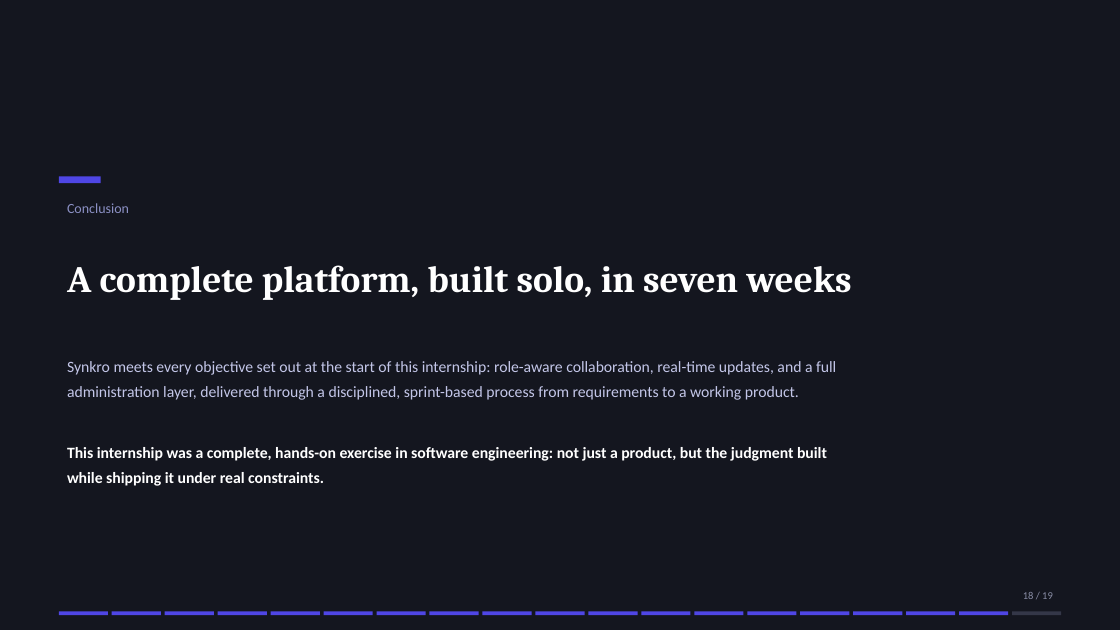
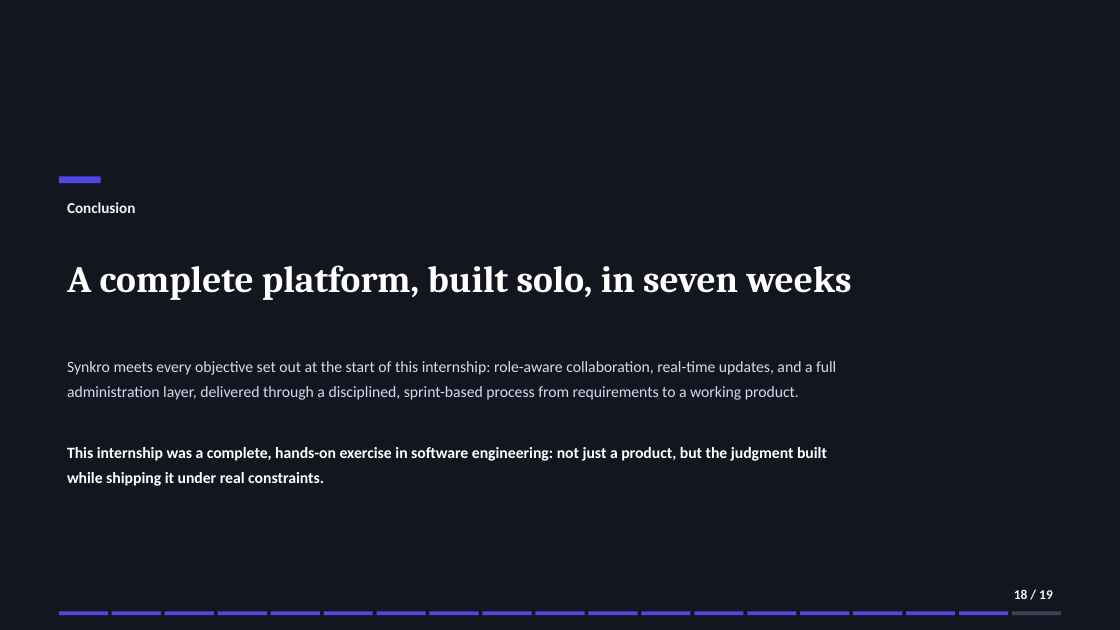
Before and after one commit to domdomxy/synkro, a slide deck: slide 18 of Synkro_PFA_Defense.pptx. Drawn at 1120x630 pixels with LibreOffice and Linux fonts; fonts in the diff are those of the drawing. Boxes give left, top, right and bottom in pixels: in the first picture for what was removed or moved away, otherwise in the second. Text is boxed around its words. In the diff, an @@ line names an element or a change of style, - is before the commit and + after.

```diff
--- a/Synkro_PFA_Defense.pptx
+++ b/Synkro_PFA_Defense.pptx
@@ text "Conclusion" at [67, 202, 135, 213]: size 12 to 13 pt, text colour #8B90C4 to #F2F2F7, bold on @@
@@ text "Synkro meets every objective set ..." at [67, 361, 836, 400]: text colour #C3C6E8 to #D6D8F5 @@
@@ text "18 / 19": place and size @@
-text "18 / 19" at [1023, 592, 1053, 599]
+text "18 / 19" at [1014, 589, 1053, 599]
@@ text "18 / 19" at [1014, 589, 1053, 599]: size 9 to 11.5 pt, text colour #8A8EA6 to #F2F2F7, bold on @@
@@ rectangle at [1012, 612, 1062, 615]: fill #343748 to #3E4258 @@
```
Also in this commit, not shown: 18 other slides changed, 2 other files.
